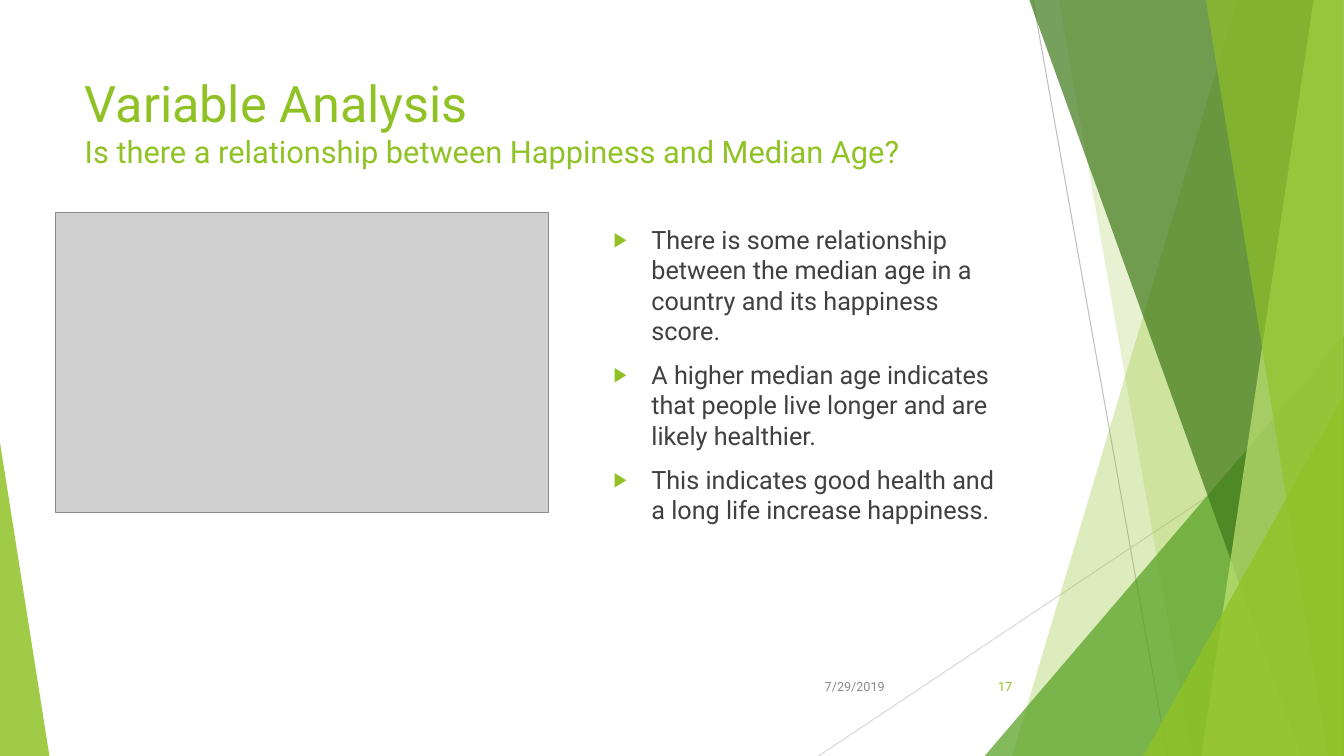
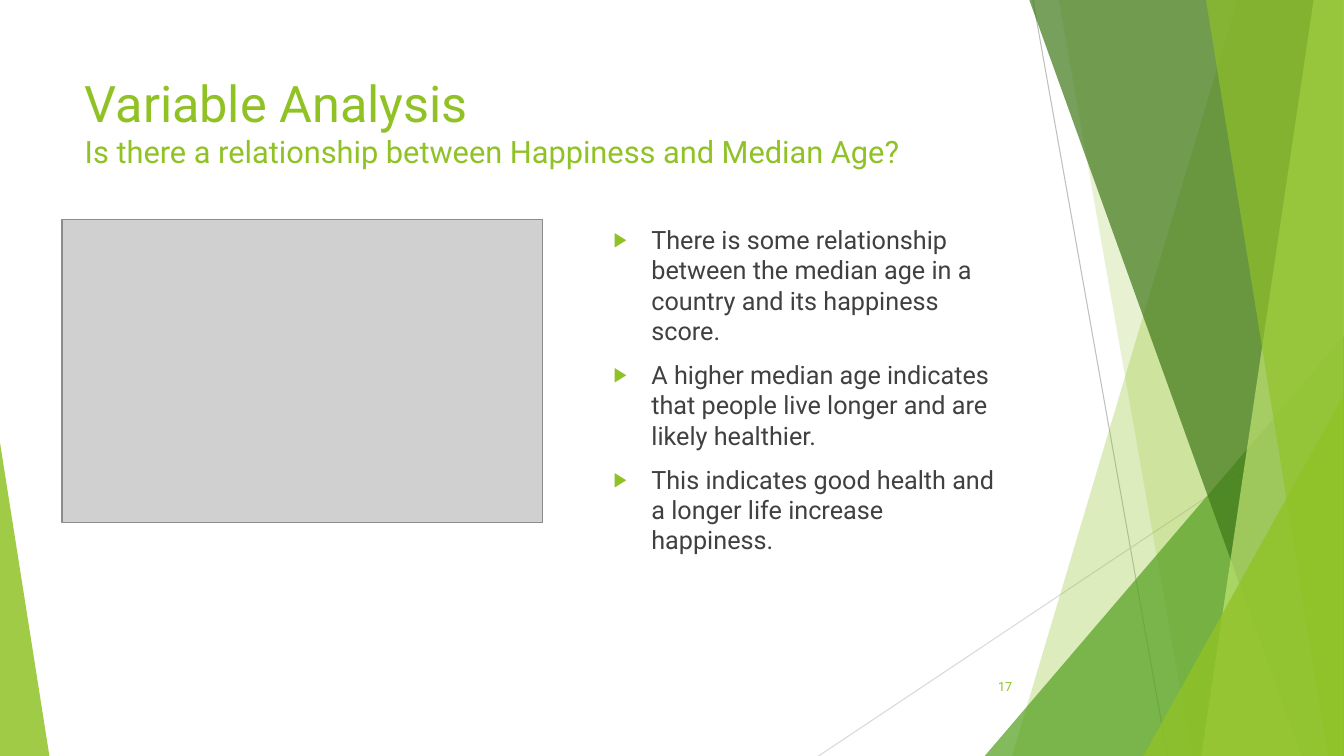
Before and after one commit to Kika000/Project-1, a slide deck: slide 17 of What Makes the World Happy.pptx. Drawn at 1344x756 pixels with LibreOffice and Linux fonts; fonts in the diff are those of the drawing; grey boxes stand for pictures. Boxes give left, top, right and bottom in pixels: in the first picture for what was removed or moved away, otherwise in the second. Text is boxed around its words. In the diff, an @@ line names an element or a change of style, - is before the commit and + after.

```diff
--- a/What Makes the World Happy.pptx
+++ b/What Makes the World Happy.pptx
@@ picture: place and size @@
-picture at (55,213,548,512)
+picture at (63,220,543,523)
@@ text at (651,470,994,554): text changed @@
-▶ This indicates good health and a long life increase happiness.
+▶ This indicates good health and a longer life increase happiness.
@@ text removed at (825,682,885,692) @@
-7/29/2019
```
Also in this commit, not shown: 25 other slides changed, 11 other files.
